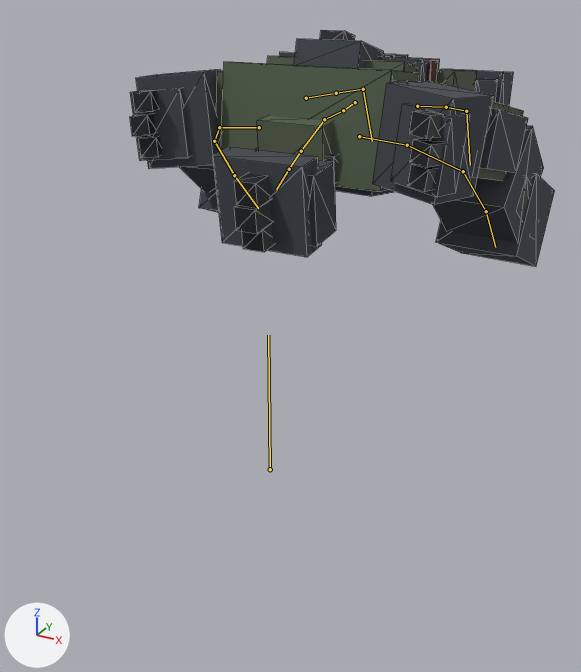
An edit to the glTF model assets/characters/siege_breaker/output/model.glb, drawn before and after from the same camera.
Camera for both pictures: a 50 mm lens placed at (2.01, -3.42, 2.58), pointed at (-0.08, 0.4, 0.67). The axes (+X, +Y, +Z) are drawn at lower left. The lights are the same throughout. The older version comes first. Both versions are drawn at frame 32 of the action 'death'; the numbers are the values there. The bones that change, and the others that lie on the model, are drawn over the model as lines. Mesh edges are drawn as thin lines.

Names of what the first picture shows: 'Body'.
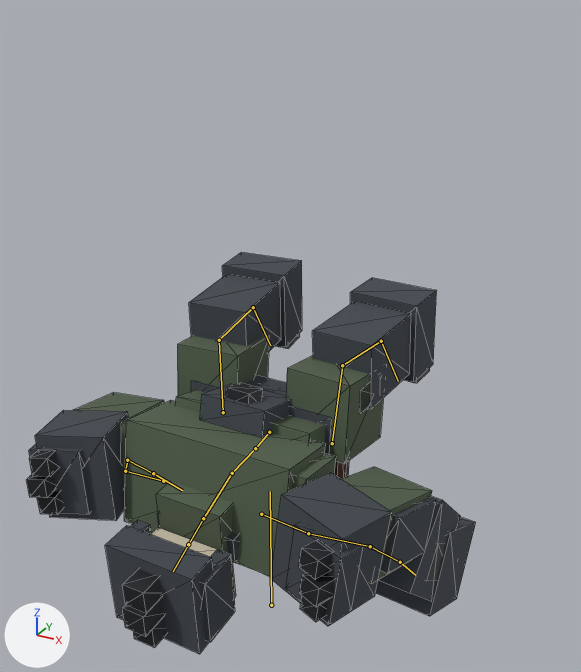
Boxes (x1, y1, x2, y2) around the edits, measured in the pictures (581 x 672 px):
'Body', posed (6% wider, 70% taller)
    before: (130, 30, 554, 266)
    after: (26, 252, 476, 654)
bone 'Root', root to tip
    before: (270, 469) to (268, 335)
    after: (271, 605) to (270, 491)
bone 'Hips', root to tip
    before: (355, 102) to (343, 110)
    after: (269, 432) to (255, 448)
bone 'Chest', root to tip
    before: (324, 119) to (301, 151)
    after: (232, 473) to (203, 518)
bone 'Head', root to tip
    before: (289, 169) to (276, 189)
    after: (188, 544) to (173, 571)
bone 'Thigh.L', root to tip
    before: (417, 106) to (446, 107)
    after: (332, 443) to (342, 365)
bone 'Shin.L', root to tip
    before: (446, 107) to (466, 111)
    after: (342, 365) to (381, 341)
bone 'Thigh.R', root to tip
    before: (306, 98) to (336, 93)
    after: (223, 412) to (219, 340)
bone 'Shin.R', root to tip
    before: (336, 93) to (363, 89)
    after: (219, 340) to (253, 307)

The edits, one by one:
Bone 'Root' (bone_root) moves from (0.0, 0.0, 0.0) to (0.0, -1.0, 0.0).
Bone 'Hips' (bone_hips) moves from (0.0, 0.4, -1.17) to (0.0, 0.0, 0.0).
Bone 'Chest' (bone_chest) turns from (10, 0, 0) to (8, 0, 0) degrees about its own x, y and z.
Bone 'Head' (bone_head) turns from (10, 0, 0) to (8, 0, 0) degrees about its own x, y and z.
Bone 'Thigh.L' (bone_thigh_l) turns from (0, 0, 0) to (90, 0, 0) degrees about its own x, y and z.
Bone 'Shin.L' (bone_shin_l) turns from (0, 0, 0) to (-82, 0, 0) degrees about its own x, y and z.
Bone 'Thigh.R' (bone_thigh_r) turns from (0, 0, 0) to (90, 0, 0) degrees about its own x, y and z.
Bone 'Shin.R' (bone_shin_r) turns from (0, 0, 0) to (-82, 0, 0) degrees about its own x, y and z.
